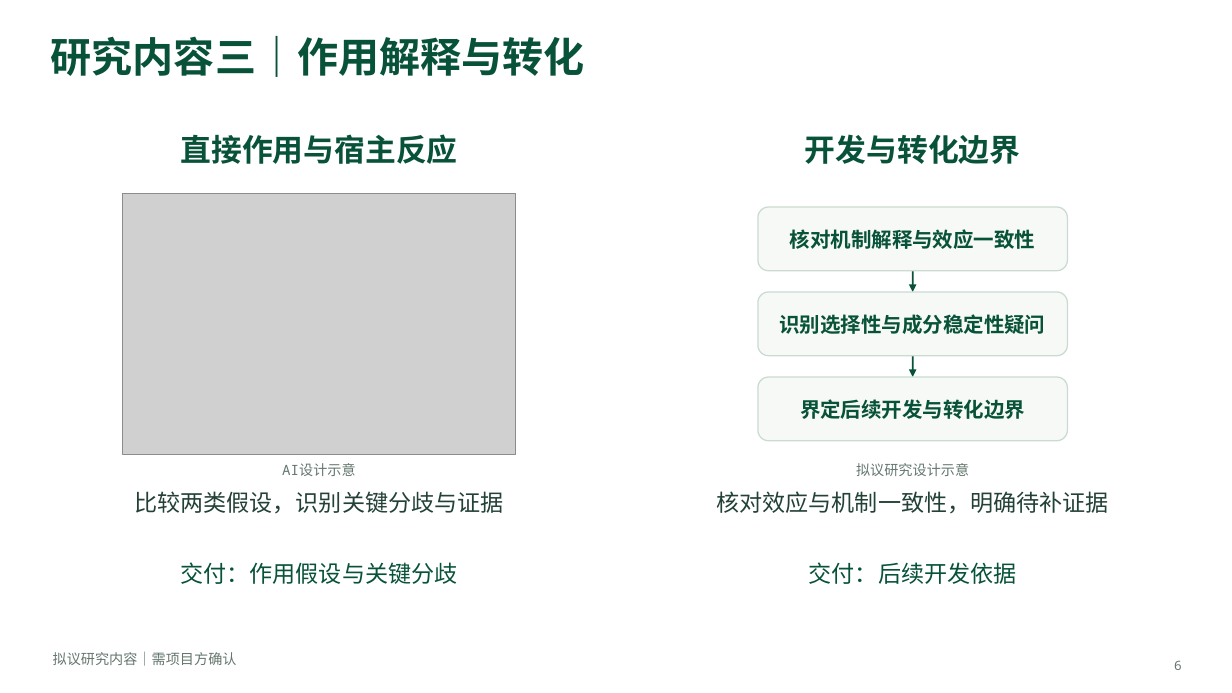
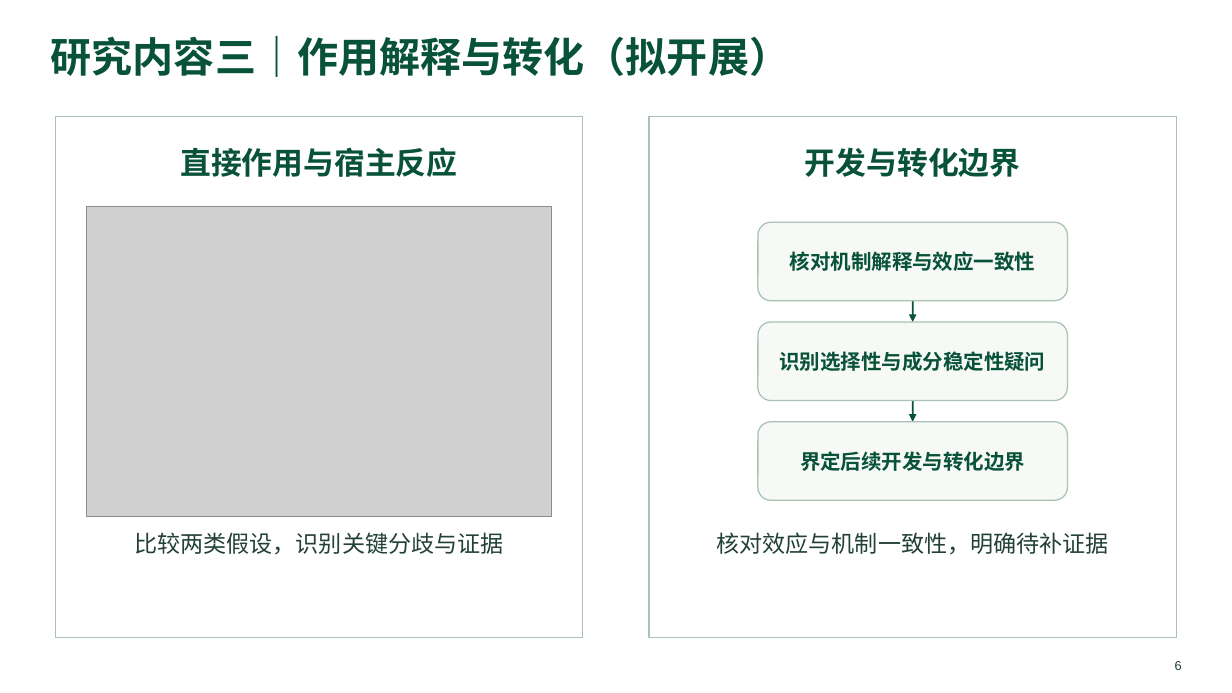
Before and after one commit to yetong0516/research-slide-workflow, a slide deck: slide 6 of examples/natural-antiviral/example.pptx. Drawn at 1232x693 pixels with LibreOffice and Linux fonts; fonts in the diff are those of the drawing; grey boxes stand for pictures. Boxes give left, top, right and bottom in pixels: in the first picture for what was removed or moved away, otherwise in the second. Text is boxed around its words. In the diff, an @@ line names an element or a change of style, - is before the commit and + after.

Commit message:
Refine slide hierarchy and topic frames with Chinese and Latin fonts

```diff
--- a/examples/natural-antiviral/example.pptx
+++ b/examples/natural-antiviral/example.pptx
@@ text at (x1=51, y1=36, x2=790, y2=77): text changed; font Noto Sans Mono to Arial @@
-研究内容三｜作用解释与转化
+研究内容三｜作用解释与转化（拟开展）
@@ rectangle added at (x1=55, y1=116, x2=583, y2=638), fill #FFFFFF, outline #A8C3B4 1.1 pt @@
@@ rectangle added at (x1=650, y1=116, x2=1177, y2=638), fill #FFFFFF, outline #A8C3B4 1.1 pt @@
@@ text "直接作用与宿主反应" moved from (x1=180, y1=134, x2=457, y2=164) to (x1=180, y1=147, x2=457, y2=177) @@
@@ text "开发与转化边界" moved from (x1=805, y1=134, x2=1021, y2=164) to (x1=805, y1=147, x2=1021, y2=177) @@
@@ picture resized from (x1=123, y1=193, x2=516, y2=455) to (x1=86, y1=206, x2=552, y2=517) @@
@@ rounded rectangle resized from (x1=758, y1=207, x2=1067, y2=271) to (x1=758, y1=222, x2=1067, y2=300) @@
@@ text "核对机制解释与效应一致性" moved from (x1=790, y1=229, x2=1036, y2=249) to (x1=790, y1=251, x2=1036, y2=271) @@
@@ rounded rectangle resized from (x1=758, y1=292, x2=1067, y2=356) to (x1=758, y1=322, x2=1067, y2=400) @@
@@ text "识别选择性与成分稳定性疑问" moved from (x1=780, y1=314, x2=1046, y2=334) to (x1=780, y1=351, x2=1046, y2=371) @@
@@ arrow moved from (913, 271) - (913, 292) to (913, 300) - (913, 322) @@
@@ arrow moved from (913, 356) - (913, 377) to (913, 400) - (913, 422) @@
@@ outline #CBDBD2 1 pt to #A8C3B4 1 pt in 3 elements at (x1=758, y1=222, x2=1067, y2=300), (x1=758, y1=322, x2=1067, y2=400), (x1=758, y1=422, x2=1067, y2=501) @@
@@ rounded rectangle resized from (x1=758, y1=377, x2=1067, y2=441) to (x1=758, y1=422, x2=1067, y2=501) @@
@@ text "界定后续开发与转化边界" moved from (x1=800, y1=399, x2=1025, y2=419) to (x1=800, y1=451, x2=1025, y2=471) @@
@@ text removed at (x1=282, y1=463, x2=356, y2=476) @@
-AI设计示意
@@ text removed at (x1=856, y1=463, x2=969, y2=476) @@
-拟议研究设计示意
@@ text "比较两类假设，识别关键分歧与证据" moved from (x1=134, y1=491, x2=504, y2=514) to (x1=134, y1=532, x2=504, y2=555) @@
@@ font Noto Sans Mono to Arial in 7 elements at (x1=805, y1=147, x2=1021, y2=177), (x1=790, y1=251, x2=1036, y2=271), (x1=780, y1=351, x2=1046, y2=371), (x1=800, y1=451, x2=1025, y2=471), (x1=134, y1=532, x2=504, y2=555), (x1=180, y1=147, x2=457, y2=177), (x1=716, y1=532, x2=1109, y2=555) @@
@@ text "核对效应与机制一致性，明确待补证据" moved from (x1=716, y1=491, x2=1109, y2=514) to (x1=716, y1=532, x2=1109, y2=555) @@
@@ text removed at (x1=180, y1=562, x2=457, y2=584) @@
-交付：作用假设与关键分歧
@@ text removed at (x1=809, y1=562, x2=1017, y2=584) @@
-交付：后续开发依据
@@ text removed at (x1=53, y1=652, x2=237, y2=666) @@
-拟议研究内容｜需项目方确认
@@ text "6" at (x1=1175, y1=661, x2=1182, y2=670): font Noto Sans Mono to Arial, text colour #65776E to #234137 @@
```
Also in this commit, not shown: 7 other slides changed, 18 other files.
